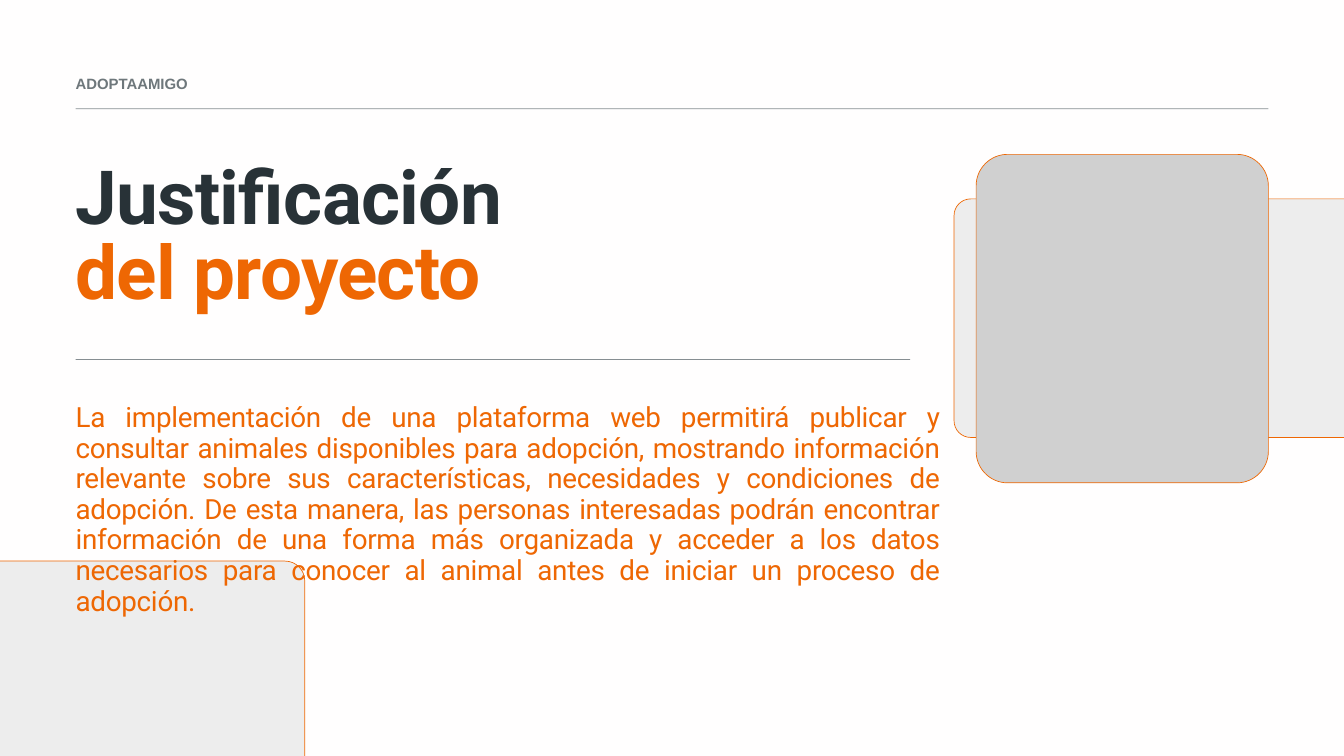
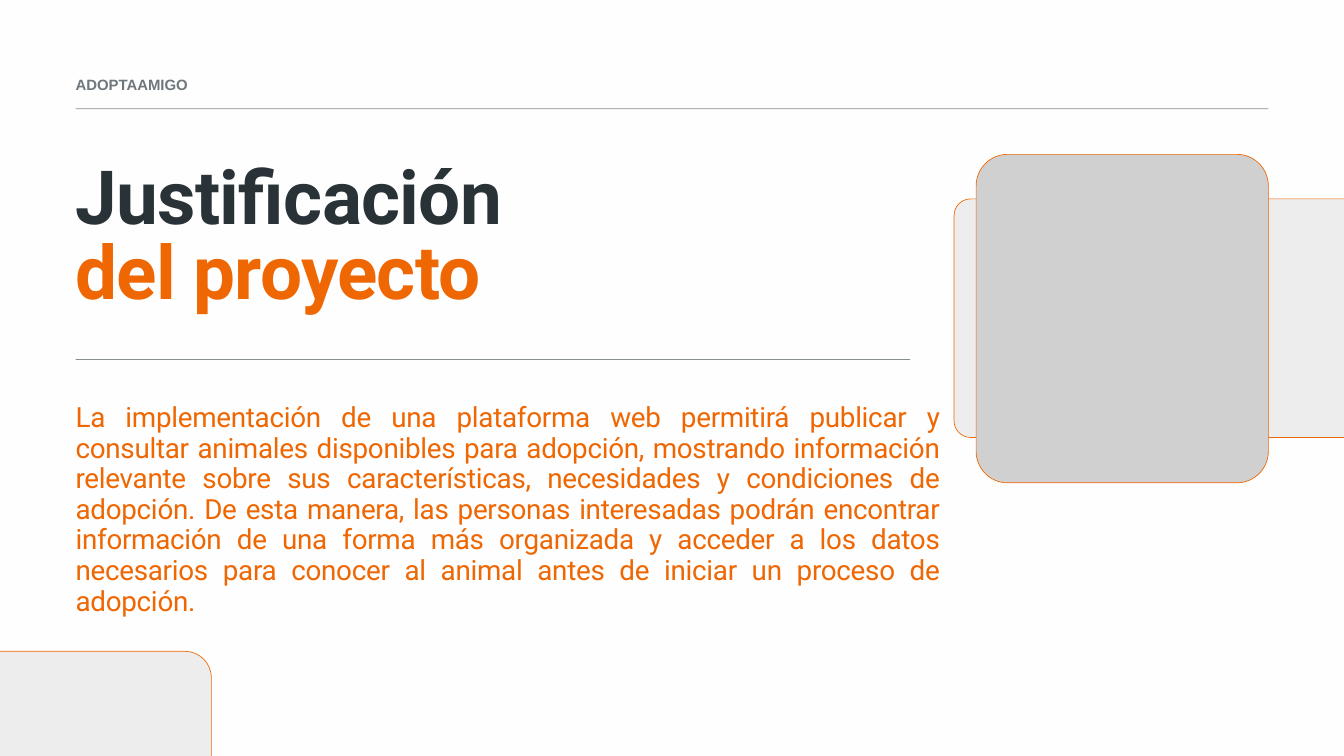
Before and after one commit to AnthonyJ163/-AdoptaAmigo, a slide deck: slide 3 of informes/Presentacion-AdoptaAmigo.pptx. Drawn at 1344x756 pixels with LibreOffice and Linux fonts; fonts in the diff are those of the drawing; grey boxes stand for pictures. Boxes give left, top, right and bottom in pixels: in the first picture for what was removed or moved away, otherwise in the second. Text is boxed around its words. In the diff, an @@ line names an element or a change of style, - is before the commit and + after.

```diff
--- a/informes/Presentacion-AdoptaAmigo.pptx
+++ b/informes/Presentacion-AdoptaAmigo.pptx
@@ freeform shape resized from (x1=0, y1=561, x2=304, y2=756) to (x1=0, y1=651, x2=211, y2=756) @@
```
Also in this commit, not shown: 1 slide added, 5 other files.
